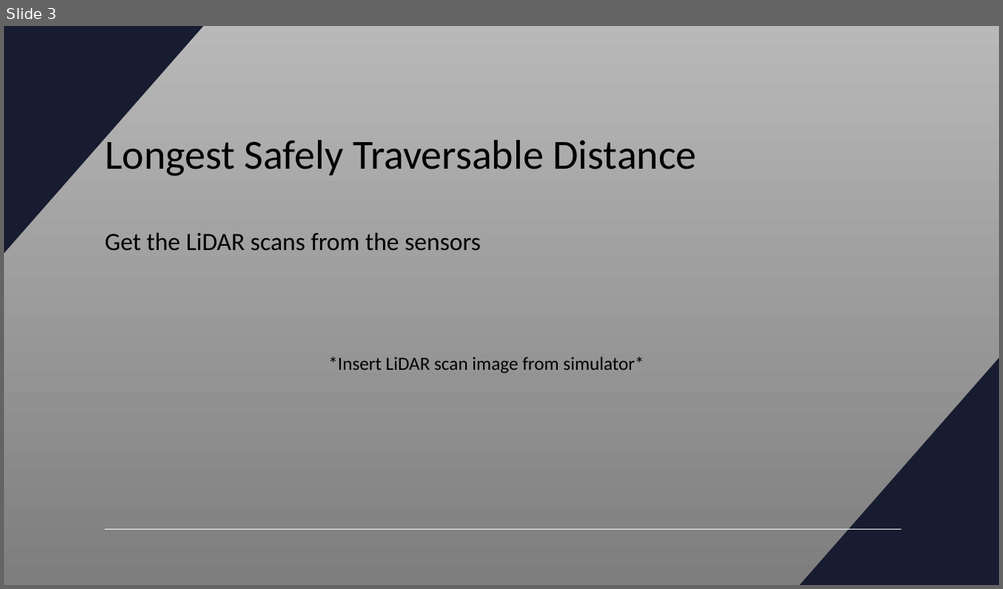
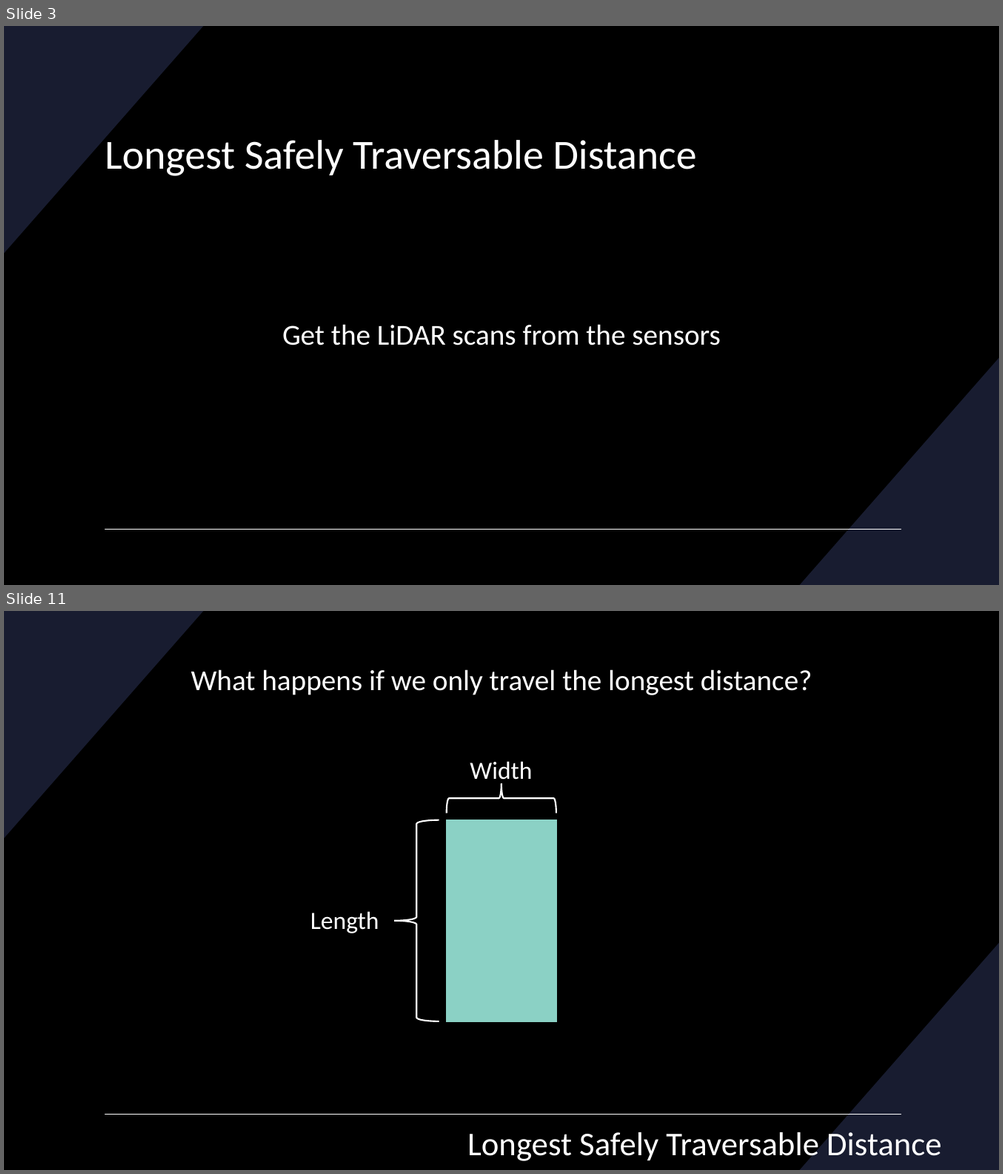
Before and after one commit to RacingAI/Reactive-Methods-Workshop, a slide deck: Disparity_Extender.pptx. Shown one above the other, each under a label of ours: slide 3 before the commit, slides 3 and 11 after it; the slides between them are not shown. The pictures are 1003x589 and 1003x1174 pixels, drawn with LibreOffice and Linux fonts; fonts in the diff are those of the drawing. Boxes give left, top, right and bottom in pixels: in the first picture for what was removed or moved away, otherwise in the second. Text is boxed around its words. In the diff, an @@ line names an element or a change of style, - is before the commit and + after.

```diff
--- a/Disparity_Extender.pptx
+++ b/Disparity_Extender.pptx
@@ slide 11 added at (4, 611, 999, 1170), background #000000; not listed: 3 template elements that a slide beside it also shows @@
@@ text added at (191, 669, 812, 695), 28 pt, text #FFFFFF @@
+What happens if we only travel the longest distance?
@@ text added at (469, 761, 532, 785), 24 pt, text #FFFFFF @@
+Width
@@ left brace added at (446, 783, 556, 814), outline #FFFFFF 1.5 pt @@
@@ left brace added at (394, 820, 439, 1022), outline #FFFFFF 1.5 pt @@
@@ rectangle added at (447, 820, 556, 1022), fill #8BD1C5, outline #8BD1C5 1 pt @@
@@ text added at (310, 911, 379, 934), 24 pt, text #FFFFFF @@
+Length
@@ title added at (467, 1128, 942, 1164), 32 pt, text #FFFFFF @@
+Longest Safely Traversable Distance
@@ slide 3 changed as well @@
@@ background gradient #B9B9B9 to #7E7E7E to #000000 @@
@@ title "Longest Safely Traversable Distance" at (105, 134, 697, 176): text colour #000000 to #FFFFFF @@
@@ text "Get the LiDAR scans from ...": place and size @@
-text "Get the LiDAR scans from ..." at (105, 232, 481, 250)
+text "Get the LiDAR scans from ..." at (282, 324, 720, 346)
@@ text "Get the LiDAR scans from ..." at (282, 324, 720, 346): size 24 to 28 pt, text colour #000000 to #FFFFFF; alignment left to centre @@
@@ text removed at (328, 357, 643, 374) @@
-*Insert LiDAR scan image from simulator*
```
Also in this commit, not shown: 7 other slides changed, 22 other slides added, 1 slide removed, 5 other files.
